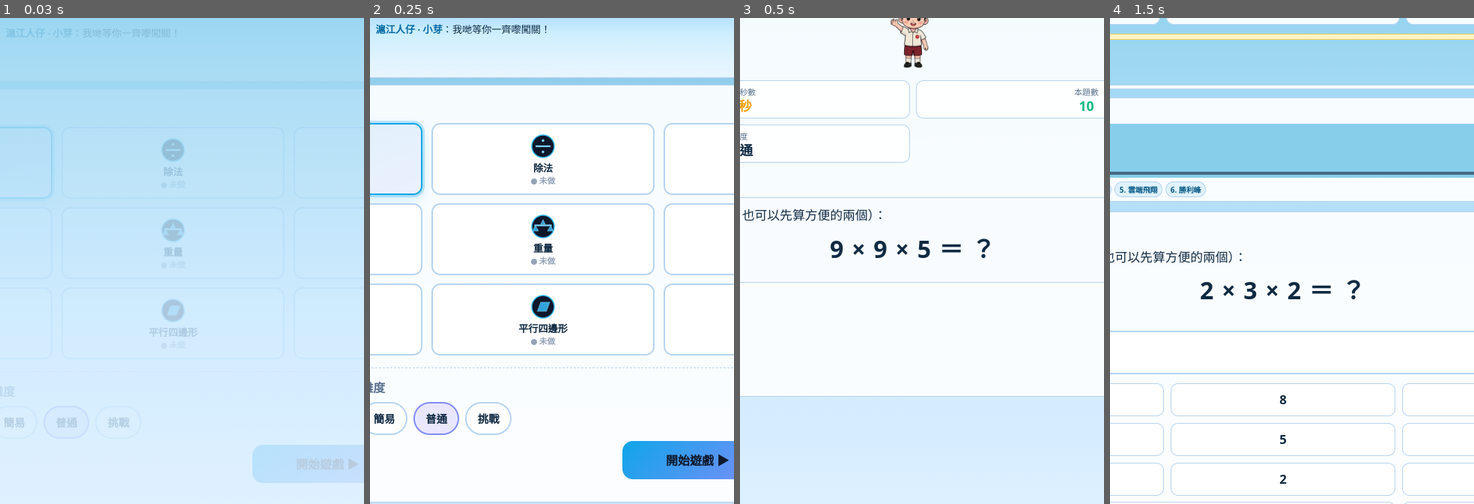
Above: before the commit, frames 1-4 (left to right).
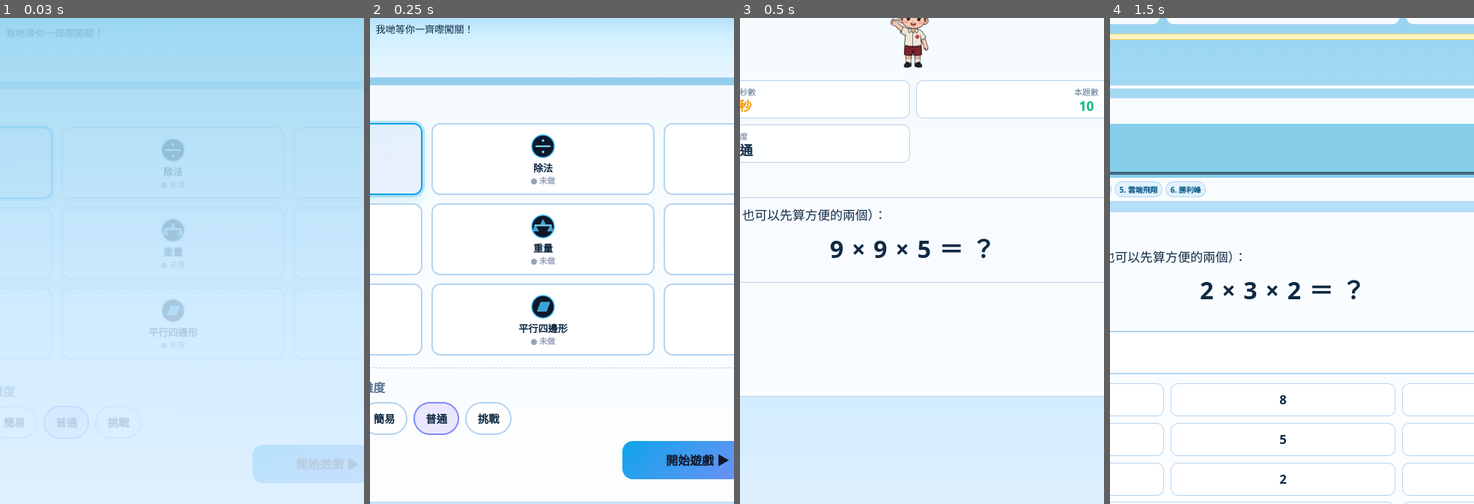
Above: after the commit, the same moments.

Repository: shamsham2026/p3-math-game
Game: browser game, page index.html
The game is run twice, just before and just after one commit, with the same random seed, the same clock (stepped at 60 frames per second) and the same inputs.
Inputs:
- Up to frame 1 (0.03 s): no input
- Up to frame 2 (0.25 s): no input
- Up to frame 3 (0.5 s): click "開始遊戲 ▶" at 0.27 s
- Up to frame 4 (1.5 s): click "開始！" at 0.52 s; hold Right from 1.03 s (still down); tap Space at 1.1 s
The pictures show only the part of the screen within x 26-76%, y 9-59%; the shares and areas given below are measured in that part.

The runs differ from the first frame. In frame 1, less than 0.1% of the frame differs, in the area x 1-49%, y 2-5%; in frame 2, 0.6%, in the area x 1-49%, y 1-4%; in frame 3, nothing differs; in frame 4, nothing differs.

Commit message:
Home caption: only 'we are waiting to brave levels together'

Diff:
--- a/js/adventure.js
+++ b/js/adventure.js
@@ -153,7 +153,7 @@
       beanImg('boy', 'cheer', 'bean-home') +
       beanImg('girl', 'cheer', 'bean-home') +
       '</span>' +
-      '<div class="home-caption"><strong>滬江人仔 · ' + HERO_NAME + '</strong>：我哋等你一齊嚟闖關！</div>' +
+      '<div class="home-caption">我哋等你一齊嚟闖關！</div>' +
       '</div></div>'
     );
   }
